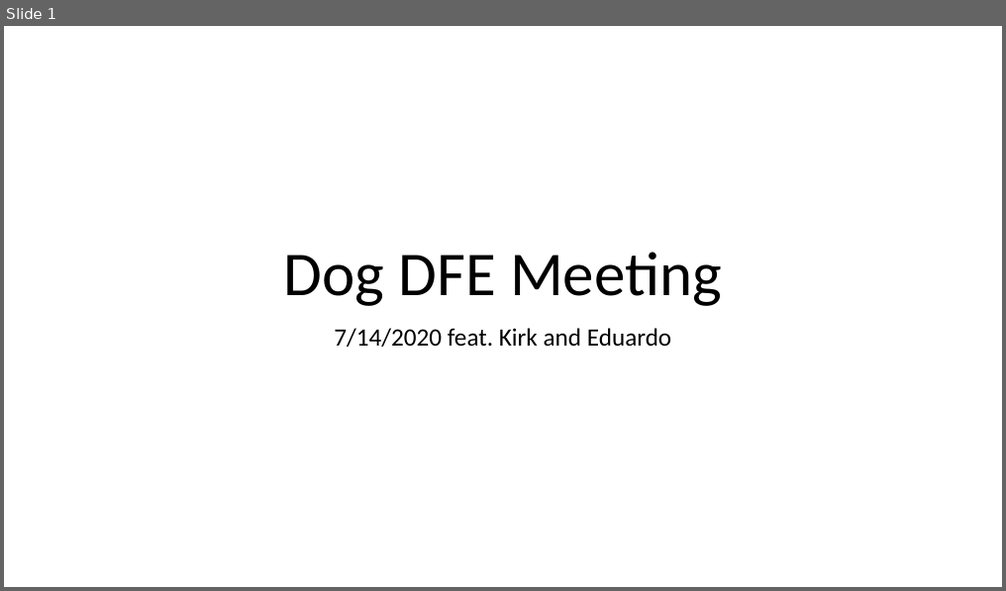
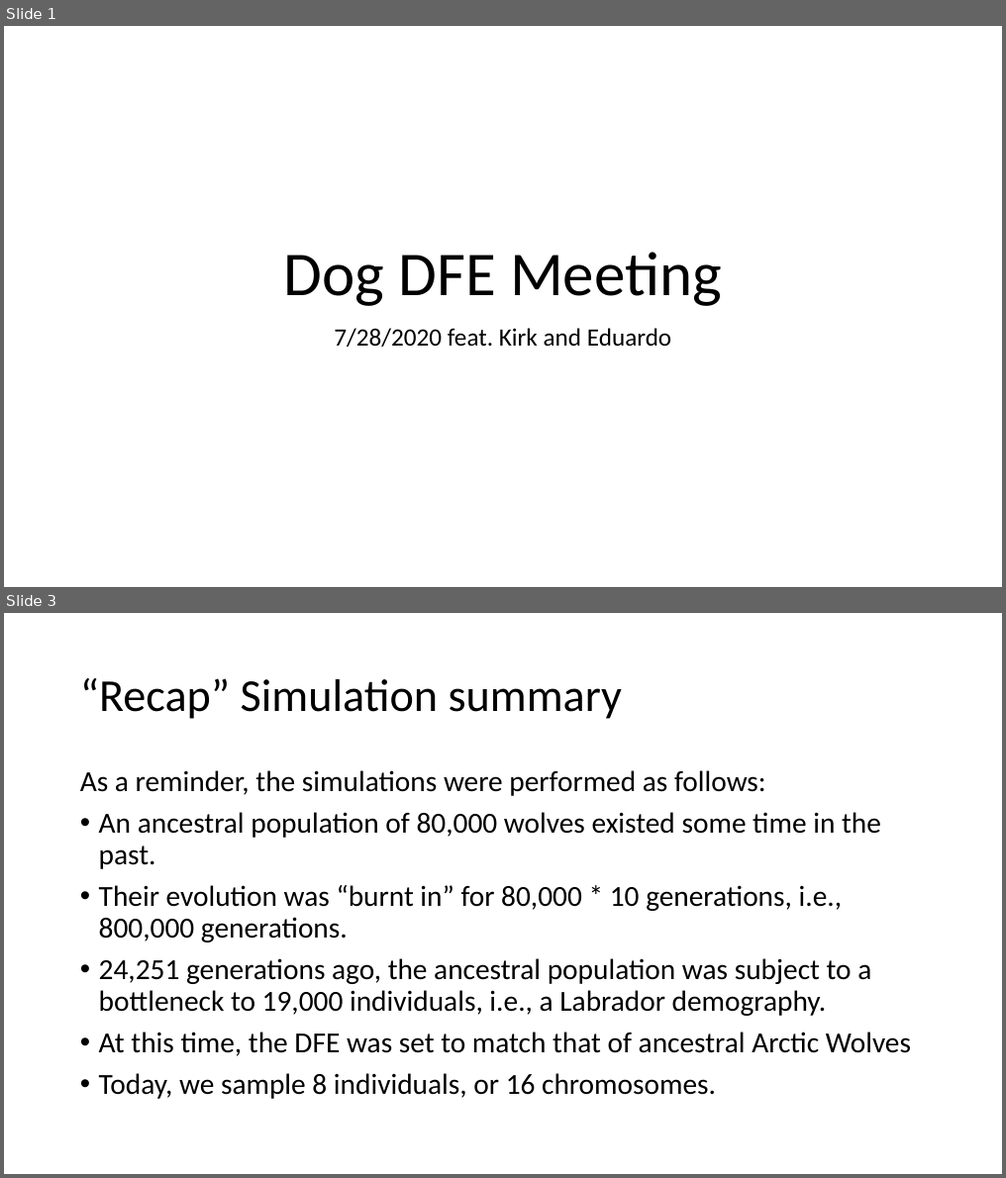
Before and after one commit to jon-mah/lohmueller_lab, a slide deck: 20200714/2020_07_28_dog_dfe_meeting.pptx. Shown one above the other, each under a label of ours: slide 1 before the commit, slides 1 and 3 after it; the slides between them are not shown. The pictures are 1006x591 and 1006x1178 pixels, drawn with LibreOffice and Linux fonts; fonts in the diff are those of the drawing. Boxes give left, top, right and bottom in pixels: in the first picture for what was removed or moved away, otherwise in the second. Text is boxed around its words. In the diff, an @@ line names an element or a change of style, - is before the commit and + after.

Commit message:
AW_time_neutral_shift simulations.

```diff
--- a/20200714/2020_07_28_dog_dfe_meeting.pptx
+++ b/20200714/2020_07_28_dog_dfe_meeting.pptx
@@ slide 3 added at (x1=4, y1=613, x2=1002, y2=1174), background #FFFFFF @@
@@ title added at (x1=80, y1=678, x2=622, y2=719), 44 pt, text #000000 @@
+“Recap” Simulation summary
@@ text added at (x1=80, y1=770, x2=911, y2=1099), 28 pt, text #000000 @@
+As a reminder, the simulations were performed as follows:
+• An ancestral population of 80,000 wolves existed some time in the past.
+• Their evolution was “burnt in” for 80,000 * 10 generations, i.e., 800,000 generations.
+• 24,251 generations ago, the ancestral population was subject to a bottleneck to 19,000 individuals, i.e., a Labrador demography.
+• At this time, the DFE was set to match that of ancestral Arctic Wolves
+• Today, we sample 8 individuals, or 16 chromosomes.
@@ slide 1 changed as well @@
@@ subtitle at (x1=334, y1=328, x2=671, y2=347): text changed @@
-7/14/2020 feat. Kirk and Eduardo
+7/28/2020 feat. Kirk and Eduardo
```
Also in this commit, not shown: 2 other slides changed, 6 other slides added, 20 slides removed, 16 other files.
